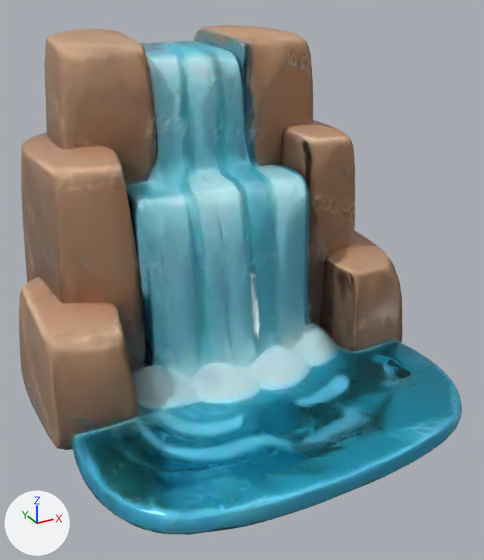
The glTF model assets/models/glb_restoration/waterfall_pbr.glb: old version first, new version second.
One viewpoint serves both versions: a camera (50 mm lens) standing at (-1.36, -2.51, 1.8) and looking at (-0.03, -0.09, 0.6). Every picture has the same lights, and +X, +Y and +Z are marked at lower left. The picture after the commit comes second. Where no turn or scale is listed for an object, it has been applied to the vertices. Vertices at exactly the same position are counted once.

Script lines for the objects in view, before the commit:
```python
me_model = bpy.data.meshes.new('model')
me_model.from_pydata(...)  # 12482 vertices, 24959 faces; spans x -0.95..0.95, y -0.91..0.91, z -0.81..0.81
me_model.materials.append(mat_model)
ob_model = bpy.data.objects.new('model', me_model)
ob_model.location = (0.0, -0.002, 0.807)
```
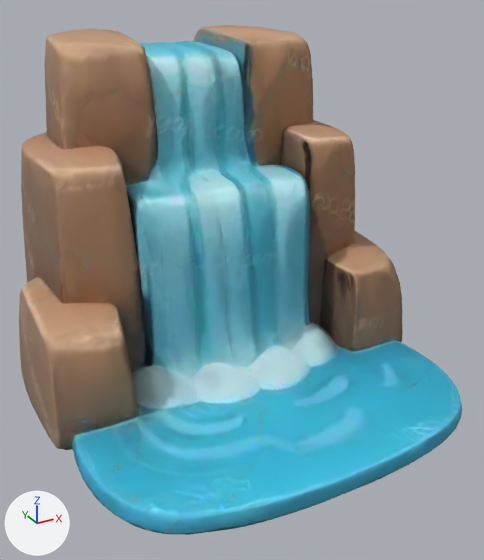
The newer file is also rescaled (x0.8), turned or shifted as a whole; pictures and numbers use the older file's frame.

Patch to the scene script:
```diff
--- a/assets/models/glb_restoration/waterfall_pbr.glb.py
+++ b/assets/models/glb_restoration/waterfall_pbr.glb.py
@@ mat_model_166 @@
+mat_model_166 = bpy.data.materials.new('model.166')
+# uses the picture img_texture_diffuse
+# uses the picture img_texture_normal
@@ me_model @@
 # used by ob_model
-me_model.from_pydata(...)  # 12482 vertices, 24959 faces; spans x -0.95..0.95, y -0.91..0.91, z -0.81..0.81
+me_model.from_pydata(...)  # 12125 vertices, 24244 faces; spans x -0.95..0.95, y -0.91..0.91, z -0.81..0.81
+# me_model part 1: 376 vertices moved within x -0.9..0.93, y -0.89..0.9, z -0.81..0.8; 350 vertices removed from x -0.92..0.92, y -0.9..0.91, z -0.81..0.79
+# me_model part 2: 14783 faces spanning x -0.95..0.95, y -0.91..0.91, z -0.81..0.81 switch from mat_model to mat_model_166
+# other edits to the shape of me_model do not show in these pictures
```

Pixel boxes [x1, y1, x2, y2] of what changed, in the pictures (484 x 560 px; the box of a moved part takes in the faces that stretch with it):
part 1 of me_model, moved or reshaped: before [19, 28, 452, 526]; after [31, 41, 447, 518]
part 2 of me_model, recoloured (lighter): [46, 40, 462, 534] in both
